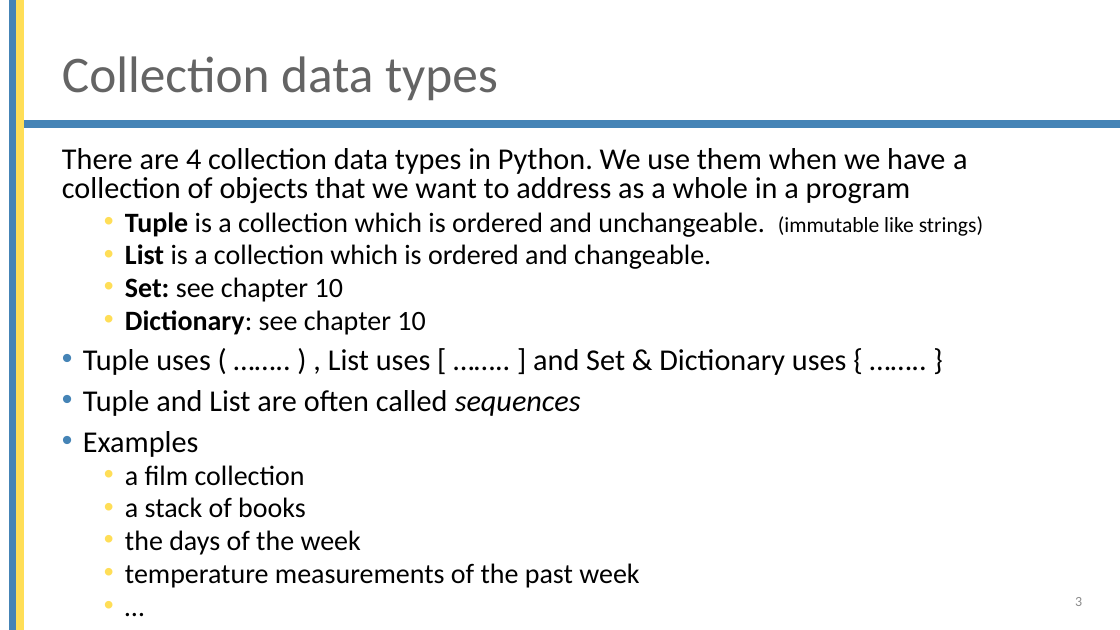
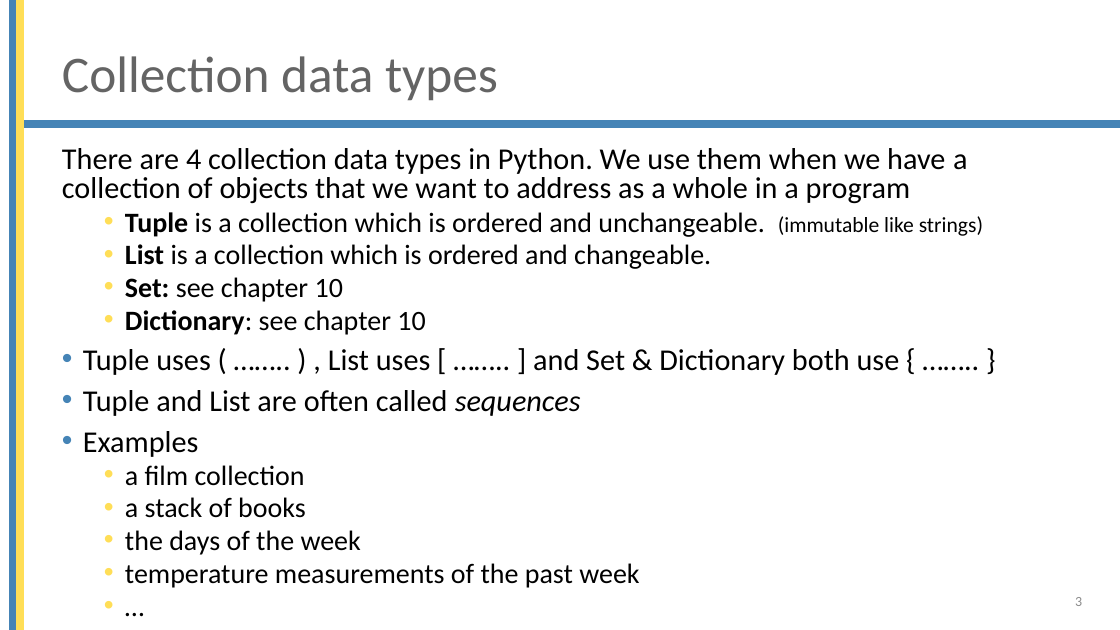
Before and after one commit to brentpulmansTM/Beobank-October-2022, a slide deck: slide 3 of Basic_python/5 Tuple and List.pptx. Drawn at 1120x630 pixels with LibreOffice and Linux fonts; fonts in the diff are those of the drawing; background and template pictures are left out. Boxes give left, top, right and bottom in pixels: in the first picture for what was removed or moved away, otherwise in the second. Text is boxed around its words. In the diff, an @@ line names an element or a change of style, - is before the commit and + after.

```diff
--- a/Basic_python/5 Tuple and List.pptx
+++ b/Basic_python/5 Tuple and List.pptx
@@ text at (83,349,900,375): text changed @@
-• Tuple uses ( …….. ) , List uses [ …….. ] and Set & Dictionary uses { …….. }
+• Tuple uses ( …….. ) , List uses [ …….. ] and Set & Dictionary both use { …….. }
```
Also in this commit, not shown: 4 other slides changed, 2 other files.
